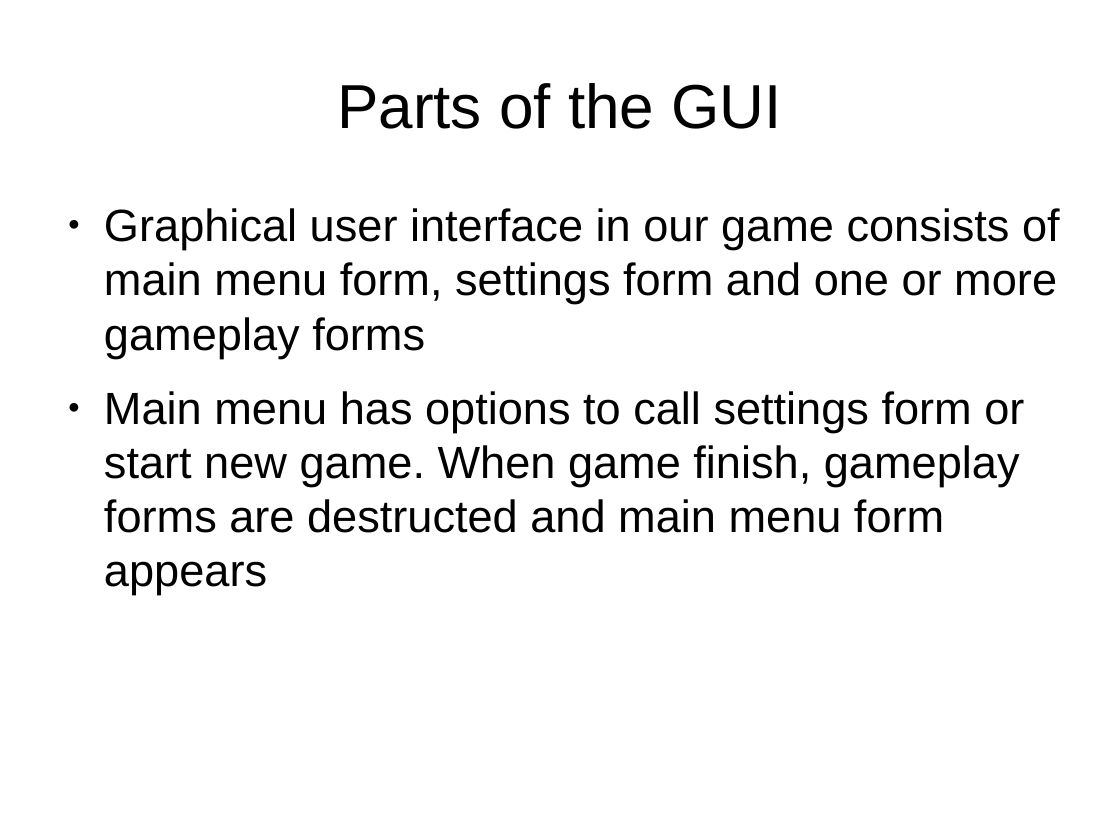
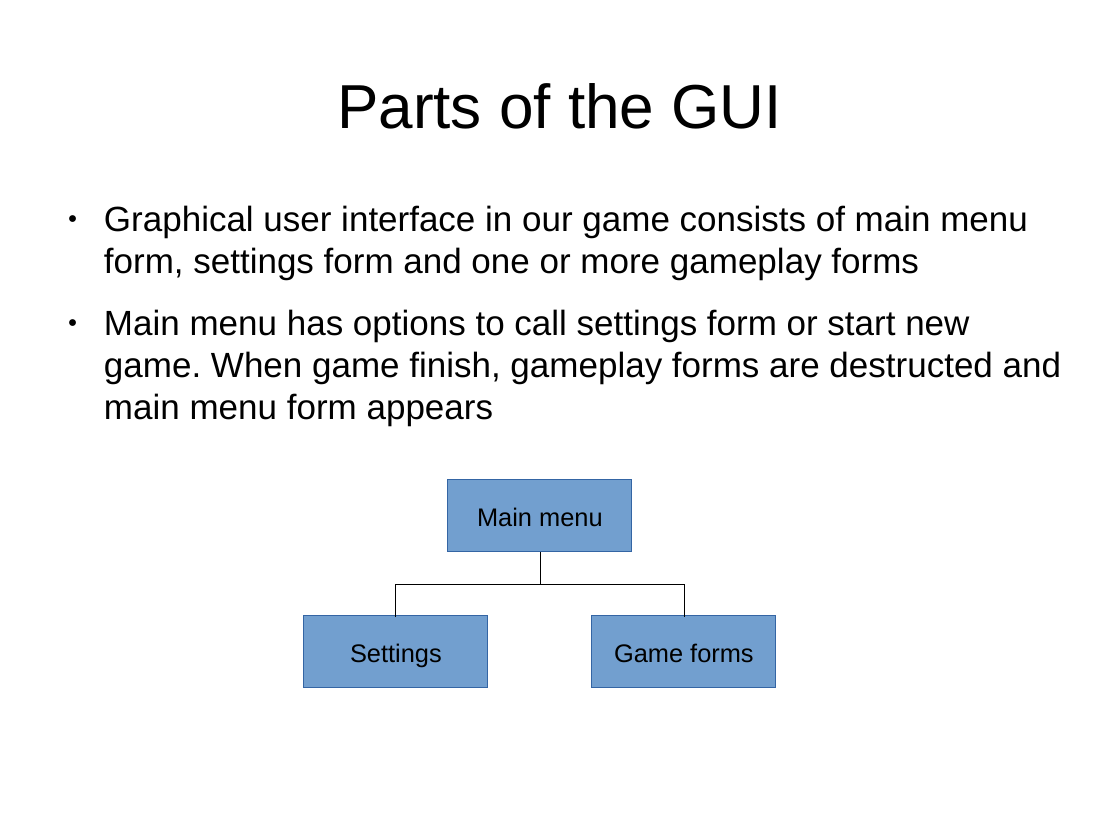
Before and after one commit to Shadasviar/mario, a slide deck: slide 2 of Documentation/GUI_description.odp. Drawn at 1120x840 pixels with LibreOffice and Linux fonts; fonts in the diff are those of the drawing. Boxes give left, top, right and bottom in pixels: in the first picture for what was removed or moved away, otherwise in the second. Text is boxed around its words. In the diff, an @@ line names an element or a change of style, - is before the commit and + after.

```diff
--- a/Documentation/GUI_description.odp
+++ b/Documentation/GUI_description.odp
@@ text "Graphical user interface in our ..." at (x1=104, y1=205, x2=1061, y2=426): size 32 to 24.8 pt @@
@@ rectangle added at (x1=448, y1=480, x2=632, y2=552), fill #729FCF, outline #3465A4 0 pt, 18 pt, text #000000 @@
+Main menu
@@ elbow line added from (541, 552) to (396, 616), #000000 0 pt @@
@@ elbow line added from (540, 552) to (684, 616), #000000 0 pt @@
@@ rectangle added at (x1=304, y1=616, x2=488, y2=688), fill #729FCF, outline #3465A4 0 pt, 18 pt, text #000000 @@
+Settings
@@ rectangle added at (x1=593, y1=616, x2=776, y2=688), fill #729FCF, outline #3465A4 0 pt, 18 pt, text #000000 @@
+Game forms
```
Also in this commit, not shown: 1 other slide changed, 6 other files.
